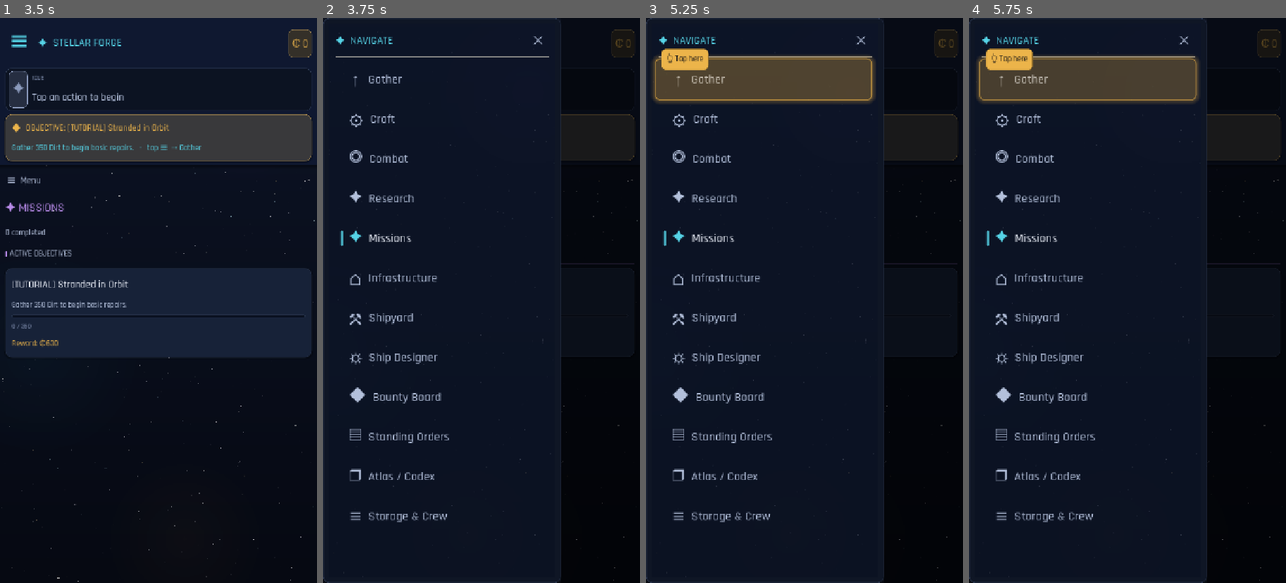
Above: before the commit, frames 1-4 (left to right).
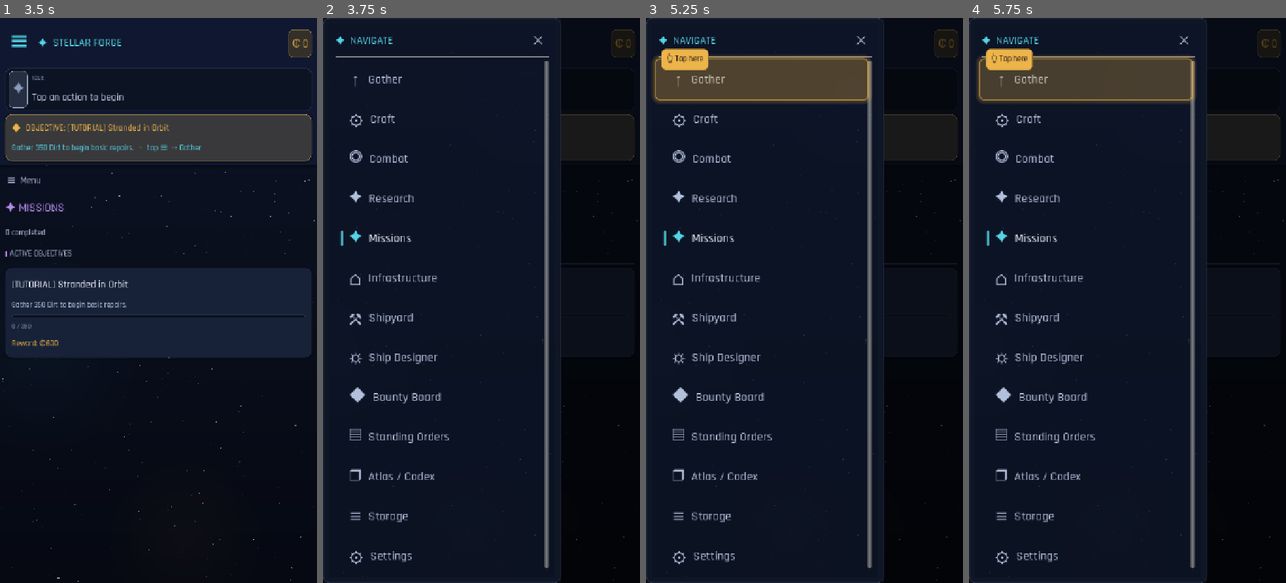
Above: after the commit, the same moments.

Repository: trakyalilter/TestMobileGame
Game: Godot game, scene res://scenes/main.tscn
The game is run twice, just before and just after one commit, with the same random seed, the same clock (stepped at 60 frames per second) and the same inputs.
Inputs (mouse positions are in pixels of both pictures, inside the frame that each line leads up to):
- Up to frame 1 (3.5 s): click "☰" at 0.5 s; click "Create" at 1.25 s; click "Begin" at 2 s; click (158, 300) at 2.75 s
- Up to frame 2 (3.75 s): click "☰" at 3.5 s
- Up to frame 3 (5.25 s): click "✕" at 4.25 s; click "☰" at 5 s
- Up to frame 4 (5.75 s): no input

Frame 1 is identical in both runs. In frame 2, 1.6% of the frame differs, in the area x 8-72%, y 7-98%; in frame 3, 1.7%; in frame 4, 1.7%, in the area x 8-73%, y 6-98%.

Commit message:
Move system options to a dedicated Settings page; drop Save Now
Migrated the System block (Offline Combat toggle, Reset Game) off the Storage
page into a new Settings page reachable from the menu. Removed the Save Now
button since the game auto-saves (a note says so instead). Renamed the storage
page label from 'Storage & Crew' to 'Storage' (crew bars already live on their
own pages).

https://claude.ai/code/session_01GUAm67mj5mAEoyJTAWupry

Diff:
--- a/scripts/ui/main.gd
+++ b/scripts/ui/main.gd
@@ -10,7 +10,7 @@
 	{"id": "research", "label": "Research"},
 	{"id": "more",     "label": "More"},
 ]
-const PAGE_IDS := ["gather", "craft", "combat", "research", "more", "build", "shipyard", "ship", "bounty", "standing", "warp", "missions", "atlas", "stats", "hazard"]
+const PAGE_IDS := ["gather", "craft", "combat", "research", "more", "build", "shipyard", "ship", "bounty", "standing", "warp", "missions", "atlas", "stats", "hazard", "settings"]
 const MORE_MENU := [
 	{"id": "missions", "label": "✦  Missions"},
 	{"id": "build",  "label": "⌂  Infrastructure"},
@@ -21,7 +21,8 @@
 	{"id": "hazard", "label": "☢  Hazard Zones"},
 	{"id": "warp",   "label": "✦  Warp Core"},
 	{"id": "atlas",  "label": "❒  Atlas / Codex"},
-	{"id": "stats",  "label": "≡  Storage & Crew"},
+	{"id": "stats",  "label": "≡  Storage"},
+	{"id": "settings", "label": "⚙  Settings"},
 ]
 
 # ---- Design system tokens ----
@@ -60,7 +61,8 @@
 	{"id": "hazard",   "label": "Hazard Zones",   "icon": "☢"},
 	{"id": "warp",     "label": "Warp Core",      "icon": "✦"},
 	{"id": "atlas",    "label": "Atlas / Codex",  "icon": "❒"},
-	{"id": "stats",    "label": "Storage & Crew", "icon": "≡"},
+	{"id": "stats",    "label": "Storage",        "icon": "≡"},
+	{"id": "settings", "label": "Settings",       "icon": "⚙"},
 ]
 const DRAWER_W := 540.0
 
@@ -1512,6 +1514,7 @@
 		"more":     _build_more()
 		"stats":    _build_stats()
 		"hazard":   _build_hazard()
+		"settings": _build_settings()
 	# Let touch drags fall through cards to the page's ScrollContainer so the
 	# whole content surface scrolls (not just the dark background gaps). Panels
 	# and containers default to MOUSE_FILTER_STOP, which eats the drag.
@@ -4384,8 +4387,13 @@
 		up.pressed.connect(func() -> void: GameState.upgrade_storage())
 	v.add_child(up)
 
+# ============================================================ SETTINGS
+func _build_settings() -> void:
+	var v := _clear("settings")
+	_back_header(v)
+	_clbl(v, "SETTINGS", 16, CYAN)
 	_section(v, "System", CYAN)
-	# Options: offline-combat toggle (off by default, like desktop).
+	# Offline-combat toggle (off by default, like desktop).
 	var oc := GameState.offline_combat
 	var oc_btn := _card_button("Offline Combat: %s" % ("ON" if oc else "OFF"), GREEN if oc else C_MUTED, true)
 	oc_btn.custom_minimum_size = Vector2(0, 44)
@@ -4393,10 +4401,7 @@
 		GameState.offline_combat = not GameState.offline_combat
 		_refresh_current())
 	v.add_child(oc_btn)
-	var save_btn := _card_button("Save Now", CYAN, true)
-	save_btn.custom_minimum_size = Vector2(0, 44)
-	save_btn.pressed.connect(func() -> void: GameState.save_game())
-	v.add_child(save_btn)
+	_clbl(v, "Progress saves automatically.", 10, C_DIM)
 	var reset_btn := _card_button("⚠ Tap again to wipe save" if _reset_armed else "Reset Game", RED, true)
 	reset_btn.custom_minimum_size = Vector2(0, 44)
 	reset_btn.pressed.connect(func() -> void:
--- /dev/null
+++ b/tools/sim_settings.gd
@@ -0,0 +1,95 @@
+extends SceneTree
+## Verifies system options moved to a dedicated Settings page (Save button gone),
+## and the Storage page no longer carries them.
+
+func _init() -> void:
+	process_frame.connect(_run, CONNECT_ONE_SHOT)
+
+func _collect_text(node: Node, out: Array) -> void:
+	if node is Label or node is Button:
+		out.append(node.text)
+	for c in node.get_children():
+		_collect_text(c, out)
+
+func _has(texts: Array, needle: String) -> bool:
+	for t in texts:
+		if needle in t:
+			return true
+	return false
+
+func _run() -> void:
+	var scene: PackedScene = load("res://scenes/main.tscn")
+	var main = scene.instantiate()
+	root.add_child(main)
+	await process_frame
+	await process_frame
+	var gs = root.get_node("GameState")
+	for n in range(1, gs.SLOT_COUNT + 1):
+		gs.delete_slot(n)
+	gs.new_character(1, "Tester")
+	if is_instance_valid(main._char_select):
+		main._char_select.queue_free()
+		main._char_select = null
+	main._refresh_all()
+	await process_frame
+
+	var fail := false
+
+	# Settings page exists and holds the system options.
+	if not ("settings" in main.PAGE_IDS) or not main.pages.has("settings"):
+		print("FAIL no settings page registered")
+		print("SETTINGS: FAIL")
+		quit(1)
+		return
+	main._show("settings")
+	await process_frame
+	var st := []
+	_collect_text(main.pages["settings"], st)
+	if _has(st, "Offline Combat") and _has(st, "Reset Game"):
+		print("PASS settings page has Offline Combat + Reset")
+	else:
+		print("FAIL settings page missing system options")
+		fail = true
+	if _has(st, "Save Now"):
+		print("FAIL Save Now button still present")
+		fail = true
+	else:
+		print("PASS Save Now removed (auto-save)")
+
+	# Toggling offline combat works from the settings page.
+	var before: bool = gs.offline_combat
+	var btn := _find_button(main.pages["settings"], "Offline Combat")
+	if btn != null:
+		btn.pressed.emit()
+		await process_frame
+		if gs.offline_combat != before:
+			print("PASS offline-combat toggle works")
+		else:
+			print("FAIL toggle did nothing")
+			fail = true
+
+	# Storage page must NOT carry the system options anymore.
+	main._show("stats")
+	await process_frame
+	var stt := []
+	_collect_text(main.pages["stats"], stt)
+	if _has(stt, "Offline Combat") or _has(stt, "Reset Game") or _has(stt, "Save Now"):
+		print("FAIL system options still on the Storage page")
+		fail = true
+	else:
+		print("PASS Storage page no longer has system options")
+
+	if fail:
+		print("SETTINGS: FAIL")
+		quit(1)
+	print("SETTINGS: PASS")
+	quit()
+
+func _find_button(node: Node, label_prefix: String) -> Button:
+	if node is Button and (node as Button).text.begins_with(label_prefix):
+		return node
+	for c in node.get_children():
+		var r := _find_button(c, label_prefix)
+		if r != null:
+			return r
+	return null
